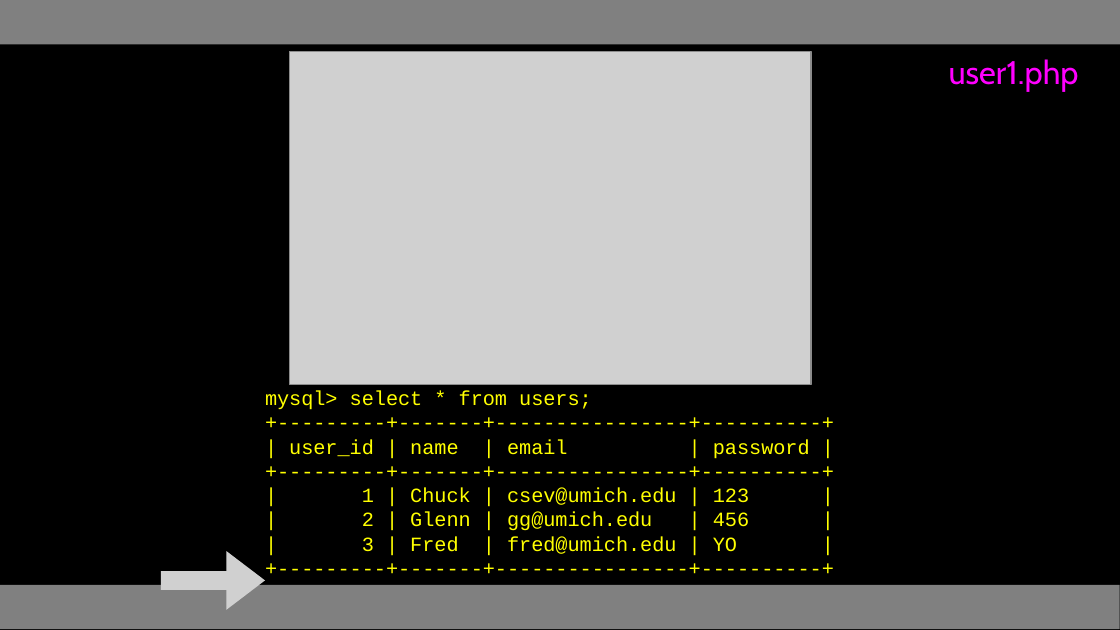
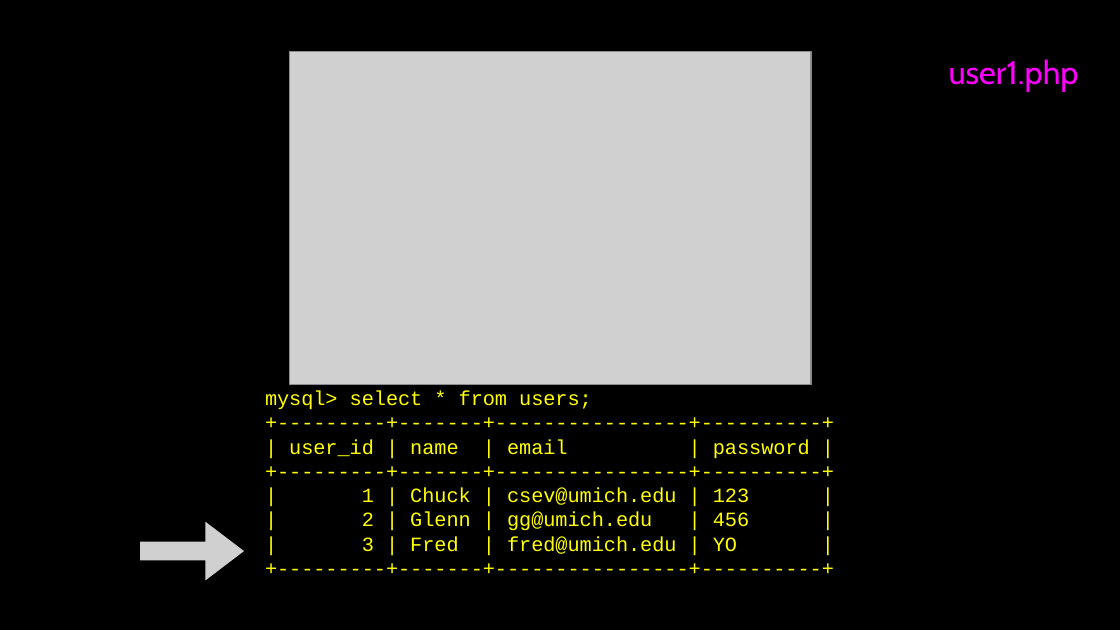
Before and after one commit to csev/wa4e, a slide deck: slide 17 of lectures/PHP-08-MySQL-PDO.ppt. Drawn at 1120x630 pixels with LibreOffice and Linux fonts; fonts in the diff are those of the drawing; grey boxes stand for pictures. Boxes give left, top, right and bottom in pixels: in the first picture for what was removed or moved away, otherwise in the second. Text is boxed around its words. In the diff, an @@ line names an element or a change of style, - is before the commit and + after.

```diff
--- a/lectures/PHP-08-MySQL-PDO.ppt
+++ b/lectures/PHP-08-MySQL-PDO.ppt
@@ rectangle removed at <box>0,0,1120,45</box> @@
@@ picture: place and size @@
-picture at <box>161,551,265,609</box>
+picture at <box>140,522,244,580</box>
@@ rectangle removed at <box>0,585,1120,629</box> @@
```
Also in this commit, not shown: 48 other slides changed.
